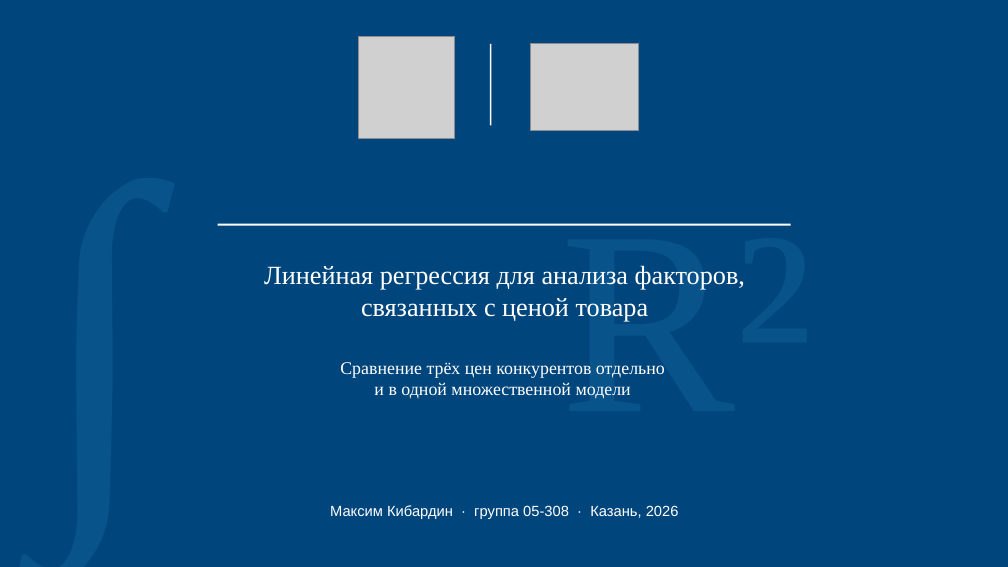
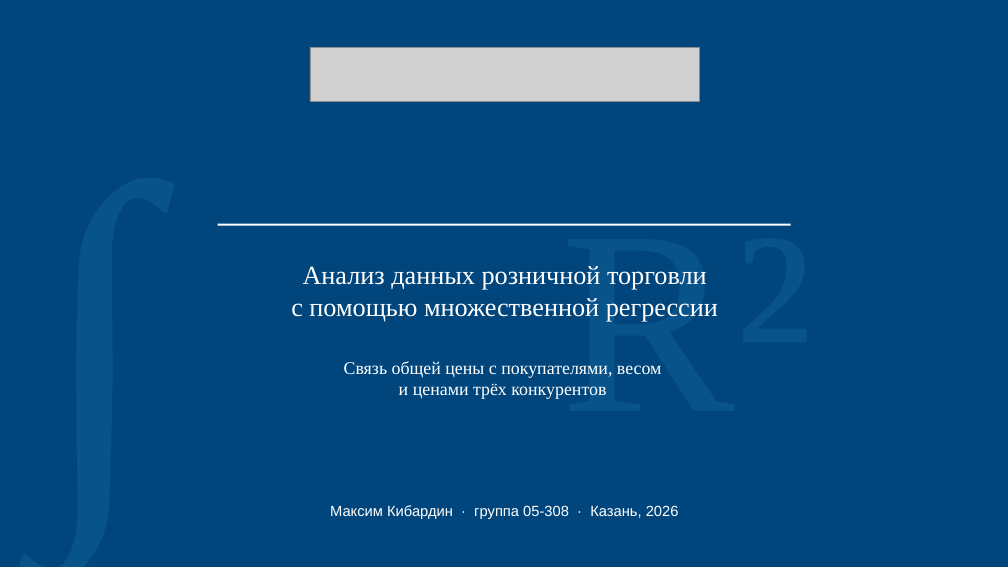
Before and after one commit to tushkanchek/scienceWork, a slide deck: slide 1 of presentation_5min.pptx. Drawn at 1008x567 pixels with LibreOffice and Linux fonts; fonts in the diff are those of the drawing; grey boxes stand for pictures. Boxes give left, top, right and bottom in pixels: in the first picture for what was removed or moved away, otherwise in the second. Text is boxed around its words. In the diff, an @@ line names an element or a change of style, - is before the commit and + after.

```diff
--- a/presentation_5min.pptx
+++ b/presentation_5min.pptx
@@ picture added at [310,47,699,101] @@
@@ picture removed at [358,36,454,138] @@
@@ rectangle removed at [490,44,492,126] @@
@@ picture removed at [531,43,638,131] @@
@@ text at [291,266,718,322]: text changed @@
-Линейная регрессия для анализа факторов,
-связанных с ценой товара
+Анализ данных розничной торговли
+с помощью множественной регрессии
@@ text at [344,361,662,399]: text changed @@
-Сравнение трёх цен конкурентов отдельно
-и в одной множественной модели
+Связь общей цены с покупателями, весом
+и ценами трёх конкурентов
```
Also in this commit, not shown: 6 other slides changed, 1 slide added, 22 other files.
